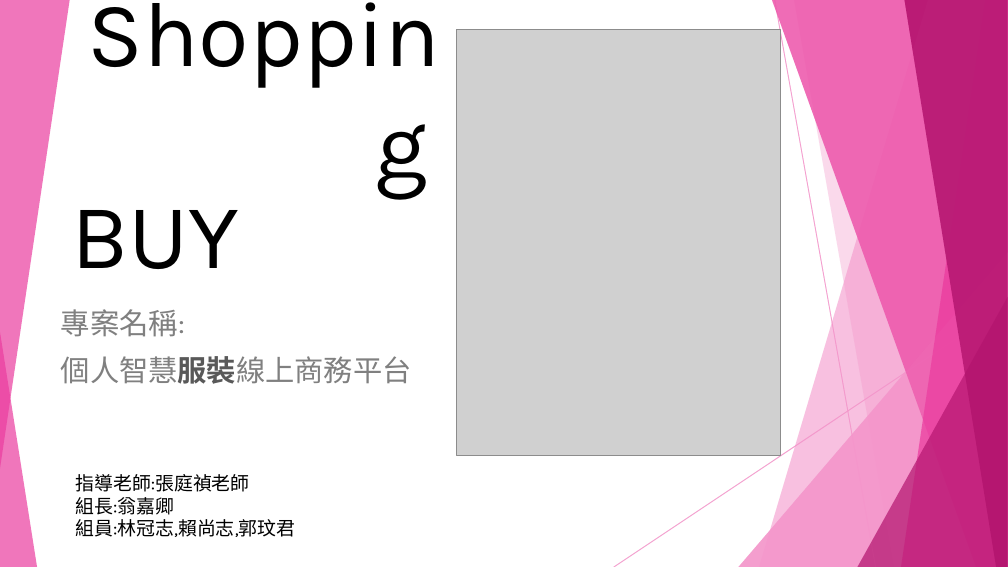
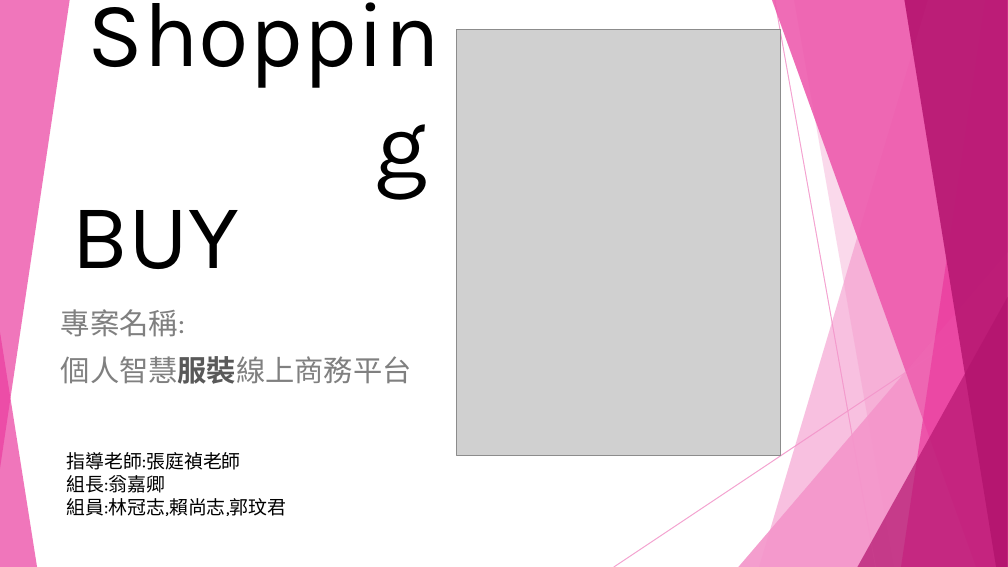
Before and after one commit to shoppingpd/shopping_fontend, a slide deck: slide 1 of SoppingBuy專案1.pptx. Drawn at 1008x567 pixels with LibreOffice and Linux fonts; fonts in the diff are those of the drawing; grey boxes stand for pictures. Boxes give left, top, right and bottom in pixels: in the first picture for what was removed or moved away, otherwise in the second. Text is boxed around its words. In the diff, an @@ line names an element or a change of style, - is before the commit and + after.

Commit message:
ShoppingBuy專案1

```diff
--- a/SoppingBuy專案1.pptx
+++ b/SoppingBuy專案1.pptx
@@ text "指導老師:張庭禎老師": place and size @@
-text "指導老師:張庭禎老師" at <box>75,474,295,537</box>
+text "指導老師:張庭禎老師" at <box>66,452,286,516</box>
```
Also in this commit, not shown: 8 other slides changed.
